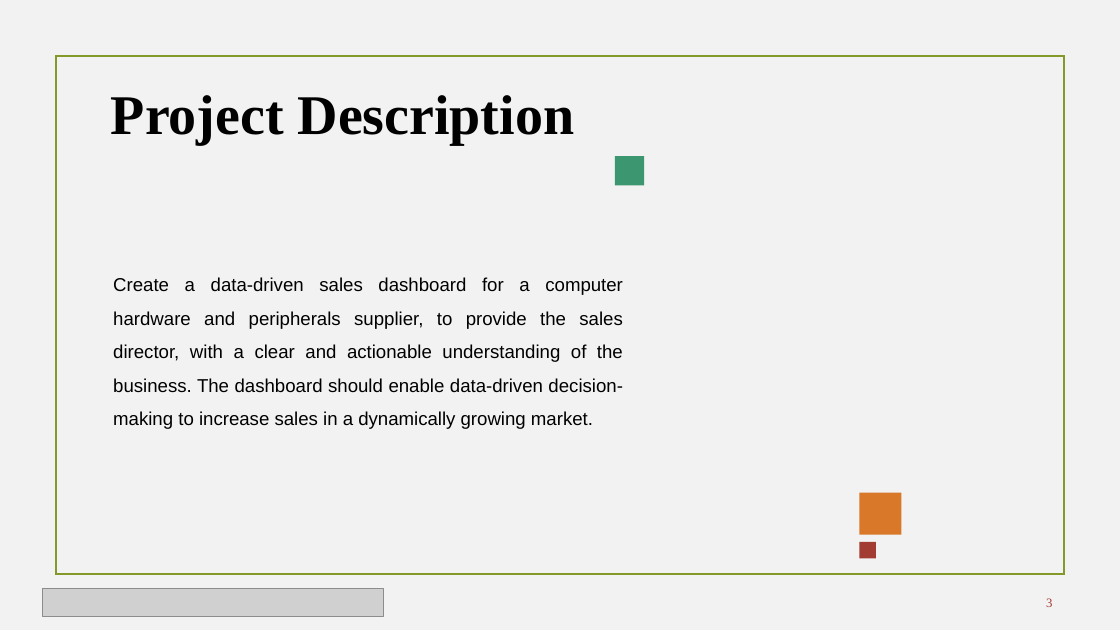
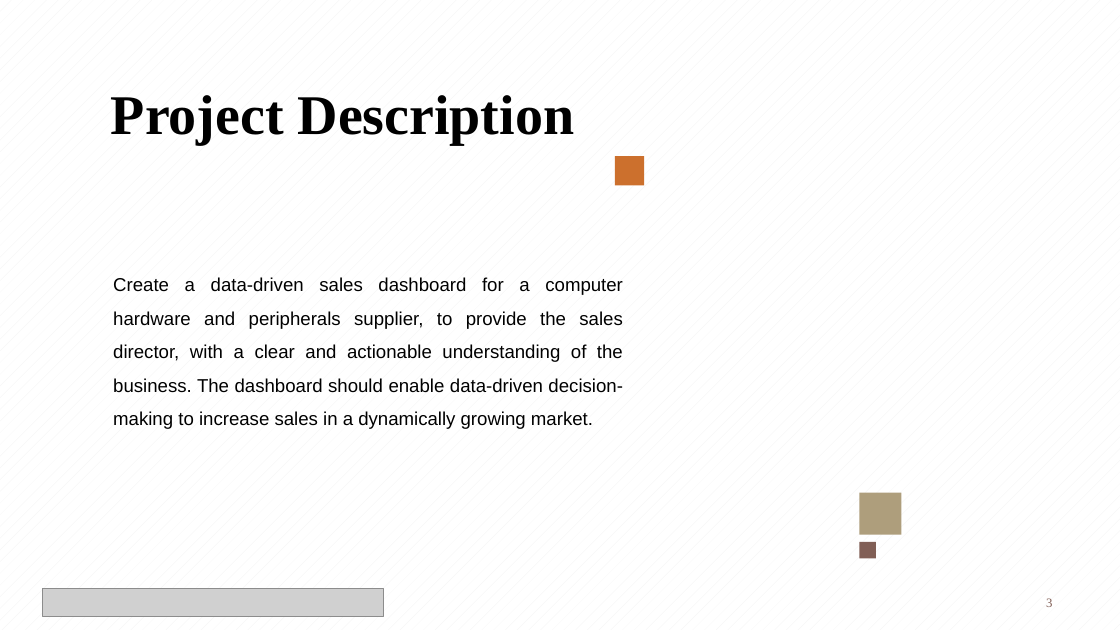
Before and after one commit to Dipan46/Sales-Insights-Data-Analysis-Project, a slide deck: slide 3 of PPT/Sales.pptx. Drawn at 1120x630 pixels with LibreOffice and Linux fonts; fonts in the diff are those of the drawing; grey boxes stand for pictures; background and template pictures are left out. Boxes give left, top, right and bottom in pixels: in the first picture for what was removed or moved away, otherwise in the second. Text is boxed around its words. In the diff, an @@ line names an element or a change of style, - is before the commit and + after.

```diff
--- a/PPT/Sales.pptx
+++ b/PPT/Sales.pptx
@@ rectangle removed at [55, 56, 1064, 575] @@
@@ rectangle at [615, 156, 644, 186]: fill #3C9770 to #CC702D @@
@@ rectangle at [860, 493, 902, 535]: fill #D97828 to #AE9E7C @@
@@ rectangle at [860, 542, 876, 559]: fill #A23C33 to #815F56 @@
@@ page number at [1046, 598, 1052, 607]: text colour #A23C33 to #815F56 @@
```
Also in this commit, not shown: 5 other slides changed.
